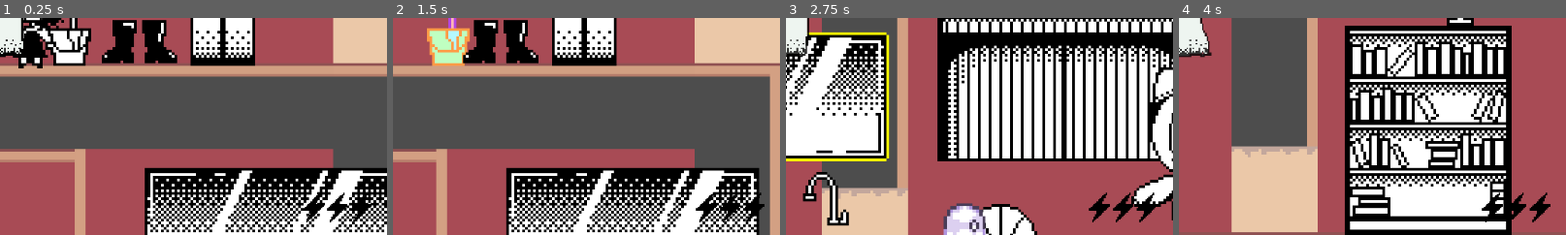
Above: before the commit, frames 1-4 (left to right).
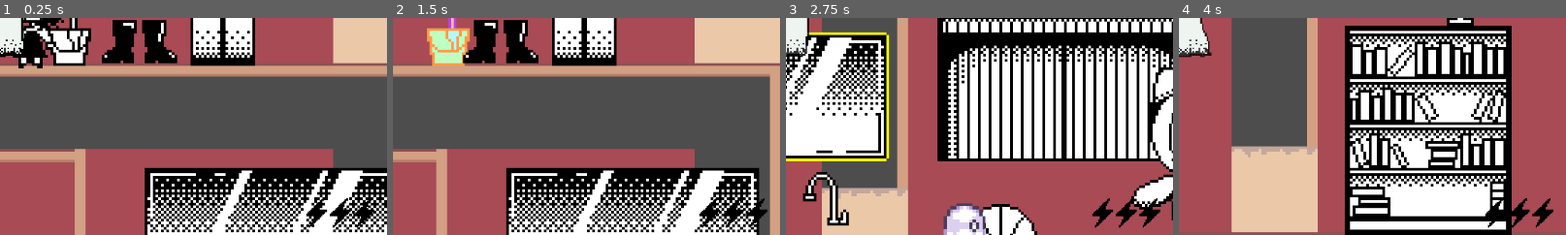
Above: after the commit, the same moments.

Repository: lykarevalde/GameJam
Game: Godot game, scene res://scenes/game.tscn
Same seed, same stepped clock (60 frames per second), same inputs: the game is played once before the commit and once after it.
Inputs:
- Up to frame 1 (0.25 s): no input
- Up to frame 2 (1.5 s): tap Enter (ui_accept) at 0.5, 0.77 s; hold Right (ui_right) 0.53-1.28 s; tap E (amuse) at 0.6, 1.35 s; hold Down (ui_down) from 1.28 s (still down)
- Up to frame 3 (2.75 s): tap Enter (ui_accept) at 1.52 s; release Down (ui_down) at 2.03 s; hold Right (ui_right) from 2.03 s (still down); tap E (amuse) at 2.1 s
- Up to frame 4 (4 s): release Right (ui_right) at 2.78 s; hold Up (ui_up) 2.78-3.53 s; tap E (amuse) at 2.85, 3.6 s; tap Enter (ui_accept) at 3.02, 3.77 s; hold Left (ui_left) from 3.53 s (still down)
The pictures show only the part of the screen within x 50-100%, y 50-100%; the shares and areas given below are measured in that part.

The runs differ from the first frame. In frame 1, 0.9% of the frame differs, in the area x 78-97%, y 80-97%; in frame 2, 0.8%; in frame 3, 1.1%; in frame 4, 1.0%.

Commit message:
made a lyka game scene

Diff:
--- a/scenes/game.tscn
+++ b/scenes/game.tscn
@@ -31,7 +31,7 @@
 [ext_resource type="PackedScene" uid="uid://bp5mp6odg3mb" path="res://scenes/furniture/desk.tscn" id="14_bhx41"]
 [ext_resource type="PackedScene" uid="uid://chpdaiv4hlcci" path="res://scenes/furniture/mascot.tscn" id="14_bt5mj"]
 [ext_resource type="PackedScene" uid="uid://btf4w0qn217h6" path="res://scenes/npc.tscn" id="16_ca42v"]
-[ext_resource type="Texture2D" uid="uid://pjukf6cd6bv8" path="res://assets/energy sprites/full.png" id="32_wljb1"]
+[ext_resource type="PackedScene" uid="uid://bfuejy3kyaonp" path="res://scenes/lyka game scene.tscn" id="26_wljb1"]
 
 [sub_resource type="TileSetAtlasSource" id="TileSetAtlasSource_onqr8"]
 texture = ExtResource("3_kvuet")
@@ -505,7 +505,7 @@
 
 [node name="Player" parent="." node_paths=PackedStringArray("energy_sprite") instance=ExtResource("11_1kice")]
 position = Vector2(-33, 84)
-energy_sprite = NodePath("../UI/EnergySprite")
+energy_sprite = NodePath("")
 
 [node name="Camera2D" type="Camera2D" parent="Player"]
 position = Vector2(0, -15)
@@ -517,11 +517,6 @@
 upstairs_y = 87.0
 stairs_x = -102.0
 
-[node name="UI" type="CanvasLayer" parent="."]
-
-[node name="EnergySprite" type="Sprite2D" parent="UI"]
-position = Vector2(1082.5, 614)
-scale = Vector2(2.203126, 2.1249995)
-texture = ExtResource("32_wljb1")
+[node name="EnergySystem" parent="." instance=ExtResource("26_wljb1")]
 
 [editable path="MotherFatherGhosts/father"]
--- /dev/null
+++ b/scenes/lyka game scene.tscn
@@ -0,0 +1,12 @@
+[gd_scene load_steps=2 format=3 uid="uid://bfuejy3kyaonp"]
+
+[ext_resource type="Texture2D" uid="uid://pjukf6cd6bv8" path="res://assets/energy sprites/full.png" id="1_4hlgt"]
+
+[node name="EnergySystem" type="Node2D"]
+
+[node name="UI" type="CanvasLayer" parent="."]
+
+[node name="EnergySprite" type="Sprite2D" parent="UI"]
+position = Vector2(1082.5, 614)
+scale = Vector2(2.203126, 2.1249995)
+texture = ExtResource("1_4hlgt")
